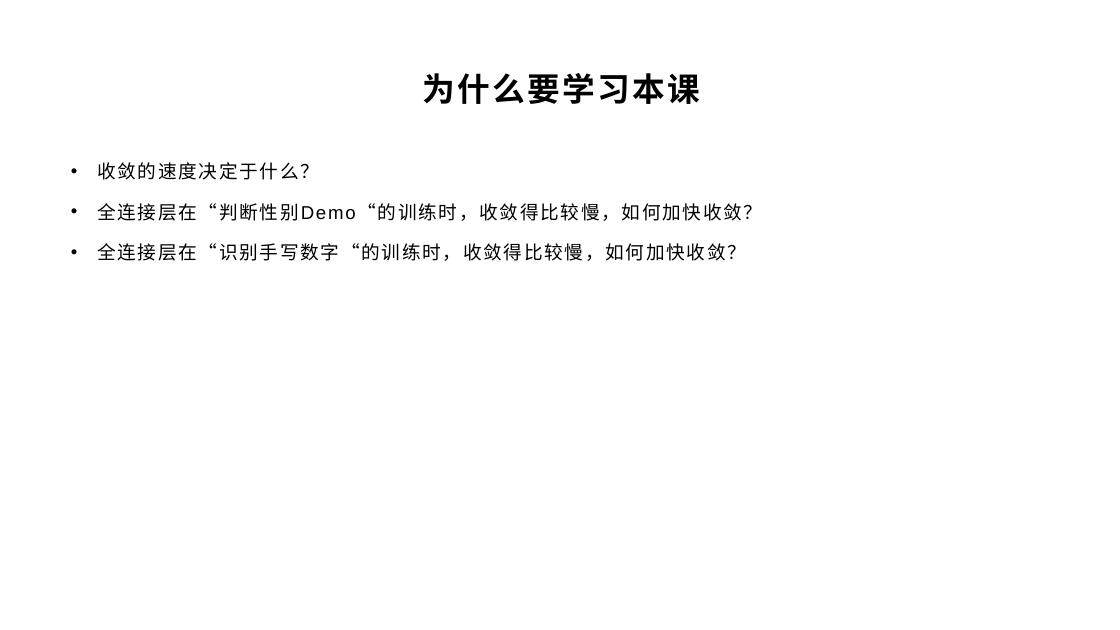
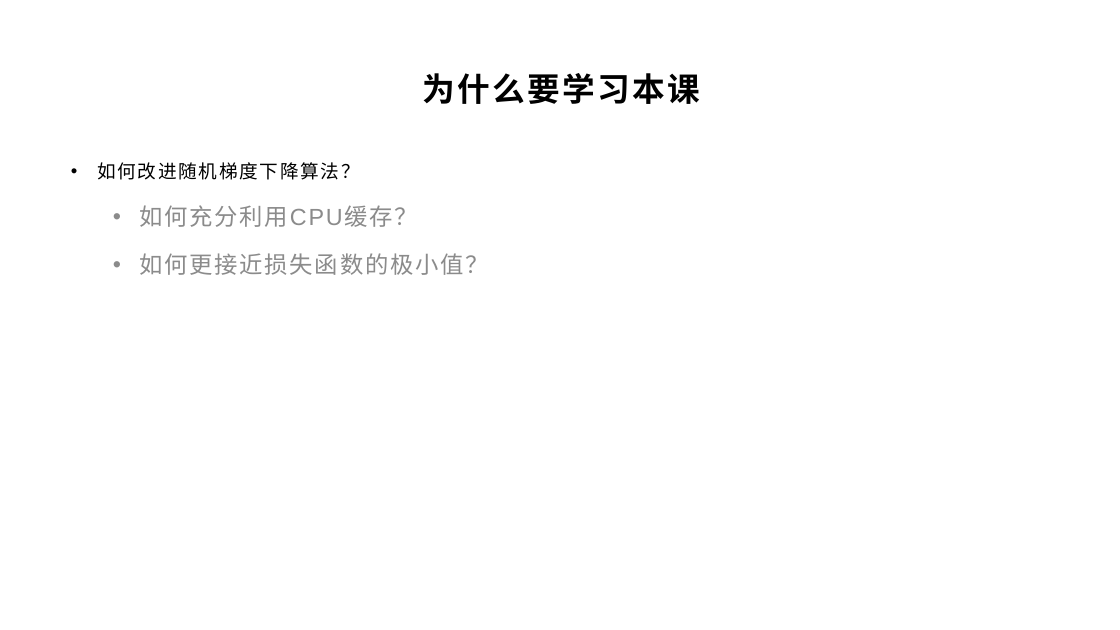
Before and after one commit to yyc-git/DeepLearningEdu, a slide deck: slide 5 of lessons/7_mini_batch/ppt/使用小批量随机梯度下降.pptx. Drawn at 1120x630 pixels with LibreOffice and Linux fonts; fonts in the diff are those of the drawing; background and template pictures are left out. Boxes give left, top, right and bottom in pixels: in the first picture for what was removed or moved away, otherwise in the second. Text is boxed around its words. In the diff, an @@ line names an element or a change of style, - is before the commit and + after.

```diff
--- a/lessons/7_mini_batch/ppt/使用小批量随机梯度下降.pptx
+++ b/lessons/7_mini_batch/ppt/使用小批量随机梯度下降.pptx
@@ text at (97,162,489,275): text changed; size 16 to 20 pt; text colour #000000 to #8C8C8C @@
-• 收敛的速度决定于什么？
-• 全连接层在“判断性别Demo“的训练时，收敛得比较慢，如何加快收敛？
-• 全连接层在“识别手写数字“的训练时，收敛得比较慢，如何加快收敛？
+• 如何改进随机梯度下降算法？
+  • 如何充分利用CPU缓存？
+  • 如何更接近损失函数的极小值？
```
Also in this commit, not shown: 11 other slides changed, 1 slide added, 11 slides removed, 2 other files.
